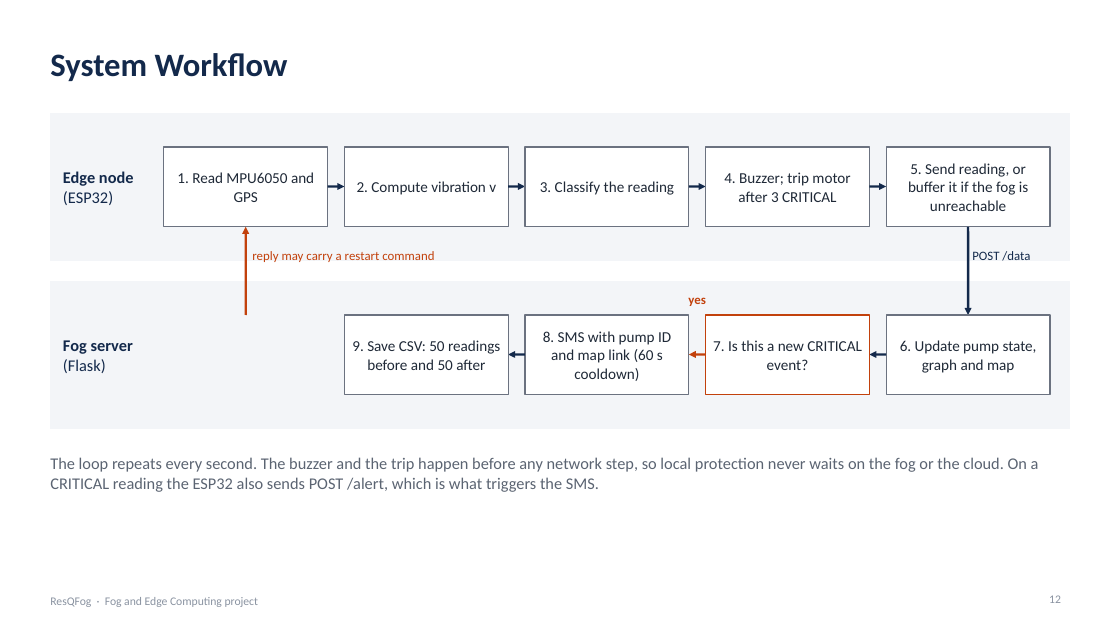
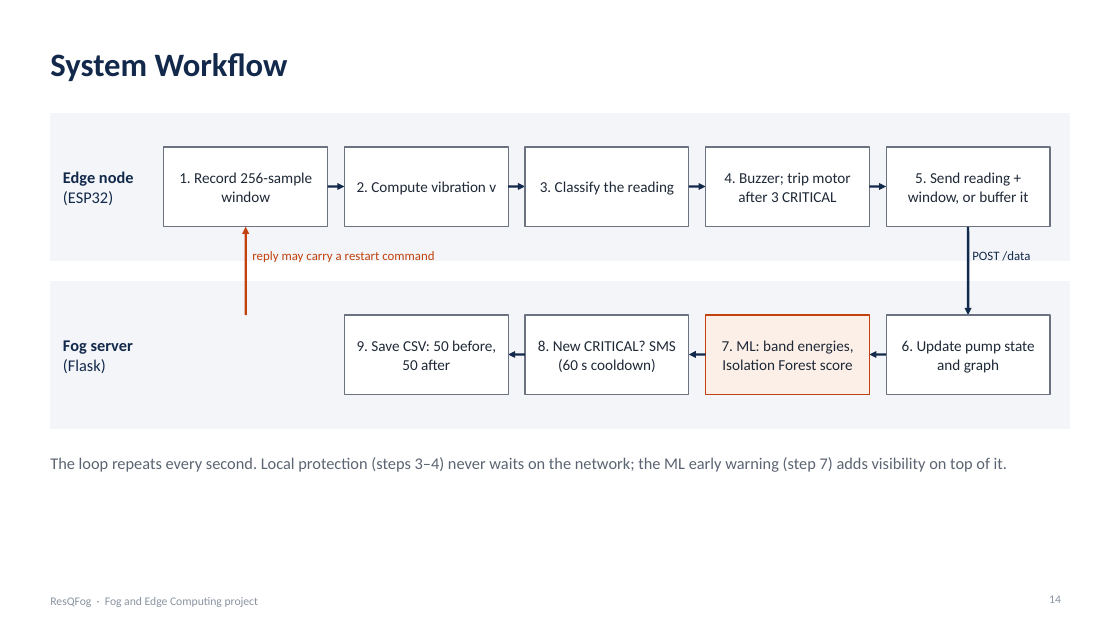
Before and after one commit to Arush-O7/ResQFog, a slide deck: slide 14 of docs/ResQFog_Final_Presentation.pptx (slide 12 before the commit). Drawn at 1120x630 pixels with LibreOffice and Linux fonts; fonts in the diff are those of the drawing. Boxes give left, top, right and bottom in pixels: in the first picture for what was removed or moved away, otherwise in the second. Text is boxed around its words. In the diff, an @@ line names an element or a change of style, - is before the commit and + after.

```diff
--- a/docs/ResQFog_Final_Presentation.pptx
+++ b/docs/ResQFog_Final_Presentation.pptx
@@ text at (x1=179, y1=172, x2=312, y2=202): text changed @@
-1. Read MPU6050 and GPS
+1. Record 256-sample window
@@ text at (x1=908, y1=172, x2=1029, y2=204): text changed @@
-5. Send reading, or buffer it if the fog is unreachable
+5. Send reading + window, or buffer it
@@ text removed at (x1=688, y1=297, x2=706, y2=306) @@
-yes
@@ rectangle at (x1=706, y1=315, x2=870, y2=395): fill #FFFFFF to #FCEFE7 @@
@@ text at (x1=357, y1=340, x2=496, y2=370): text changed @@
-9. Save CSV: 50 readings before and 50 after
+9. Save CSV: 50 before, 50 after
@@ text at (x1=538, y1=340, x2=676, y2=372): text changed @@
-8. SMS with pump ID and map link (60 s cooldown)
+8. New CRITICAL? SMS (60 s cooldown)
@@ arrow (706, 355) - (689, 355): stroke #C2410C 2 pt to #13294B 2 pt @@
@@ text at (x1=722, y1=340, x2=854, y2=370): text changed @@
-7. Is this a new CRITICAL event?
+7. ML: band energies, Isolation Forest score
@@ text at (x1=902, y1=340, x2=1034, y2=373): text changed @@
-6. Update pump state, graph and map
+6. Update pump state and graph
@@ text at (x1=50, y1=457, x2=1007, y2=472): text changed @@
-The loop repeats every second. The buzzer and the trip happen before any network step, so local protection never waits on the fog or the cloud. On a CRITICAL reading the ESP32 also sends POST /alert, which is what triggers the SMS.
+The loop repeats every second. Local protection (steps 3–4) never waits on the network; the ML early warning (step 7) adds visibility on top of it.
@@ page number at (x1=1049, y1=595, x2=1061, y2=603): text changed @@
-12
+14
```
Also in this commit, not shown: 14 other slides changed, 6 slides added, 9 slides removed, 7 other files.
